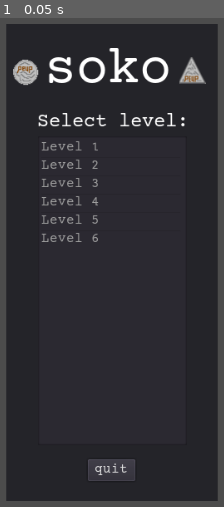
Above: before the commit, frame 1.
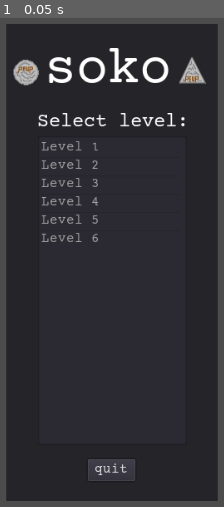
Above: after the commit, the same moment.

Repository: yusufmte/soko
Game: Godot game, scene res://Main.tscn
Same seed, same stepped clock (60 frames per second), same inputs: the game is played once before the commit and once after it.
Inputs:
- Up to frame 1 (0.05 s): no input

The runs differ from the first frame. In frame 1, 0.2% of the frame differs, in the area x 5-91%, y 7-14%.

Commit message:
set up anchors for main menu

Diff:
--- a/Menu.tscn
+++ b/Menu.tscn
@@ -20,9 +20,10 @@
 font_data = ExtResource( 2 )
 
 [node name="Menu" type="Panel"]
+anchor_right = 0.89
 margin_left = 350.0
 margin_top = 96.0
-margin_right = 604.0
+margin_right = -250.4
 margin_bottom = 669.0
 script = ExtResource( 1 )
 
@@ -36,6 +37,14 @@
 custom_fonts/font = SubResource( 1 )
 text = "soko"
 
+[node name="CBoulder" type="Sprite" parent="Title"]
+position = Vector2( -22.2758, 33.3515 )
+texture = ExtResource( 3 )
+
+[node name="TBoulder" type="Sprite" parent="Title"]
+position = Vector2( 178.04, 30.7668 )
+texture = ExtResource( 4 )
+
 [node name="LevelSelectLabel" type="Label" parent="."]
 margin_left = 37.4783
 margin_top = 105.973
@@ -45,26 +54,24 @@
 text = "Select level:"
 
 [node name="LevelSelectBox" type="ItemList" parent="."]
+anchor_right = 1.0
+anchor_bottom = 1.0
 margin_left = 38.0
 margin_top = 135.0
-margin_right = 217.0
-margin_bottom = 506.0
+margin_right = -37.0
+margin_bottom = -67.0
 custom_fonts/font = SubResource( 3 )
 
 [node name="QuitButt" type="Button" parent="."]
-margin_left = 97.9235
-margin_top = 523.355
-margin_right = 154.924
-margin_bottom = 549.355
+anchor_left = 0.5
+anchor_top = 1.0
+anchor_right = 0.5
+anchor_bottom = 1.0
+margin_left = -29.0765
+margin_top = -49.645
+margin_right = 27.924
+margin_bottom = -23.645
 custom_fonts/font = SubResource( 4 )
 text = "quit"
-
-[node name="CBoulder" type="Sprite" parent="."]
-position = Vector2( 23.2624, 58.1561 )
-texture = ExtResource( 3 )
-
-[node name="TBoulder" type="Sprite" parent="."]
-position = Vector2( 223.578, 55.5714 )
-texture = ExtResource( 4 )
 [connection signal="item_activated" from="LevelSelectBox" to="." method="_on_LevelSelectBox_item_activated"]
 [connection signal="pressed" from="QuitButt" to="." method="_on_QuitButt_pressed"]
